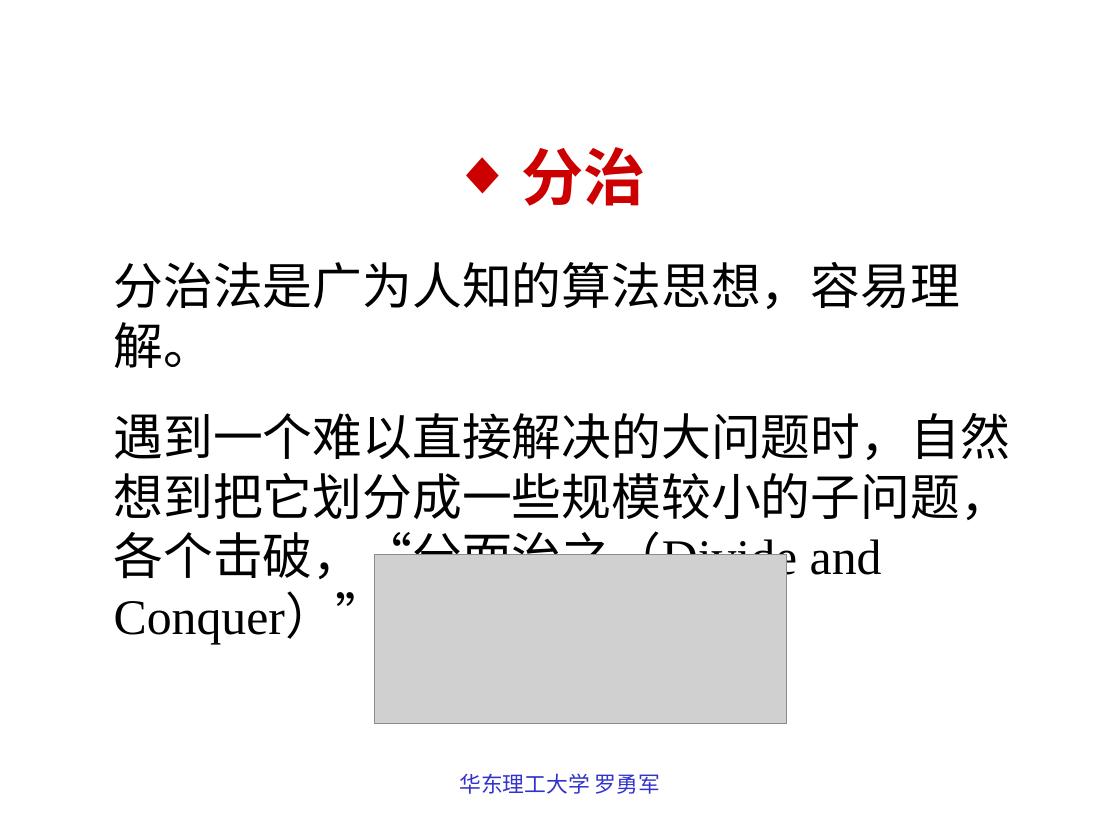
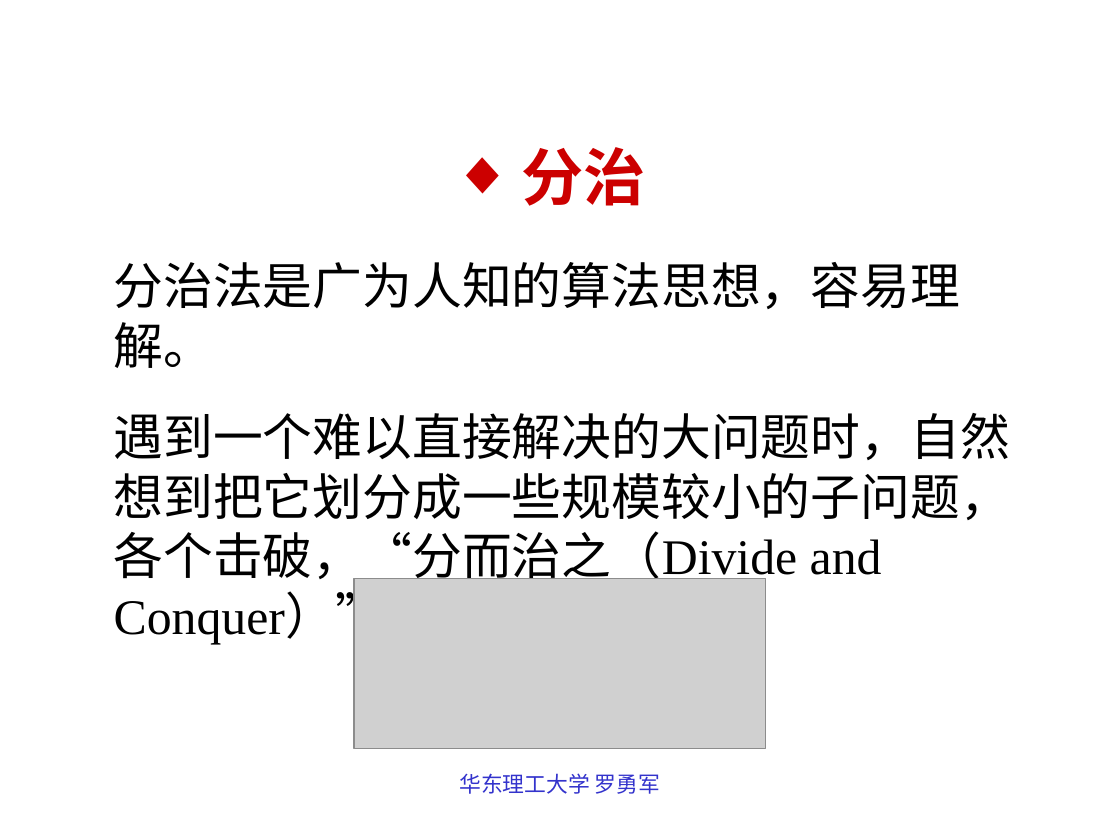
Before and after one commit to luoyongjun999/code, a slide deck: slide 45 of 第6章基础算法思想.ppt. Drawn at 1120x840 pixels with LibreOffice and Linux fonts; fonts in the diff are those of the drawing; grey boxes stand for pictures. Boxes give left, top, right and bottom in pixels: in the first picture for what was removed or moved away, otherwise in the second. Text is boxed around its words. In the diff, an @@ line names an element or a change of style, - is before the commit and + after.

```diff
--- a/第6章基础算法思想.ppt
+++ b/第6章基础算法思想.ppt
@@ text "分治法是广为人知的算法思想，容易理解。" rewrapped from (x1=114, y1=262, x2=1010, y2=644) to (x1=114, y1=262, x2=1010, y2=587) @@
@@ picture moved from (x1=375, y1=554, x2=787, y2=725) to (x1=354, y1=579, x2=766, y2=749) @@
```
Also in this commit, not shown: 2 other slides changed, 5 other files.
